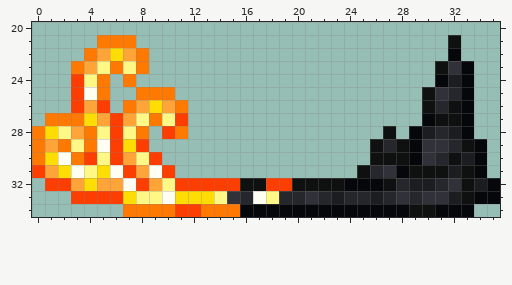
File history of a pixel-art sprite, Assets/WorldIcon/IconDrunkRight.png. That is the earlier state.
The file is 72x70 pixels, drawn in blocks of 2x2; one block is one cell here. Colours within 5 levels of each other are drawn and written as one. Shown: x 0..35, y 20..34.
Once edited:
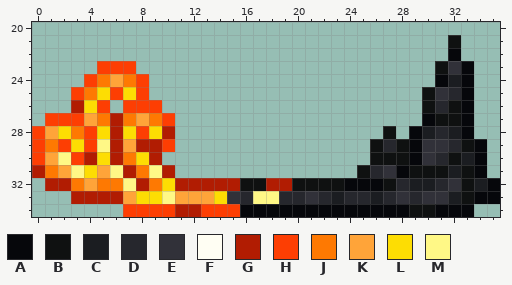
Palette (. is transparent): A #06070b  B #0f1111  C #1b1d21  D #26272d  E #313139  F #fffef3  G #b11c02  H #fd3e03  J #fe7902  K #ffa439  L #fddd03  M #fff886
Edits made:
y 21: x 5..7 JJJ -> ...
y 22: x 4..8 JKLKJ -> .....
y 23: x 3..8 JKMJMJ -> ..HHH.
y 24: x 3..4 HM -> .H; x 6 . -> K; x 8 . -> H
y 25: x 4..10 FJ..JJJ -> JLHLH..
y 26: x 3..4 HK -> GL; x 7..11 JKLKJ -> HHH..
y 27: x 1..8 JJJLKHKM -> HHHKJGJK; x 10..11 MH -> H.
y 28: x 0..11 JLMKJMHMJ.HJ -> HKLJHLGLHLG.
y 29: x 0..10 JKJMJFHLH.. -> HJHLHMGKGGH
y 30: x 0..9 JLFJHMHKMH -> HKMHGLGJLG
y 31: x 0..10 HKLFMLFHKFH -> GJKMLKMGJMG
y 32: x 1..15 HHKLKKFHKMHHHHH -> GGJKJJMGJLGGGGG; x 18..19 HH -> GG
y 33: x 3..14 HHHHLMMFLLLM -> GGGGKLLMKKKL; x 17 F -> M
y 34: x 7..15 JJJJHHJJJ -> HHHHGGHHH
